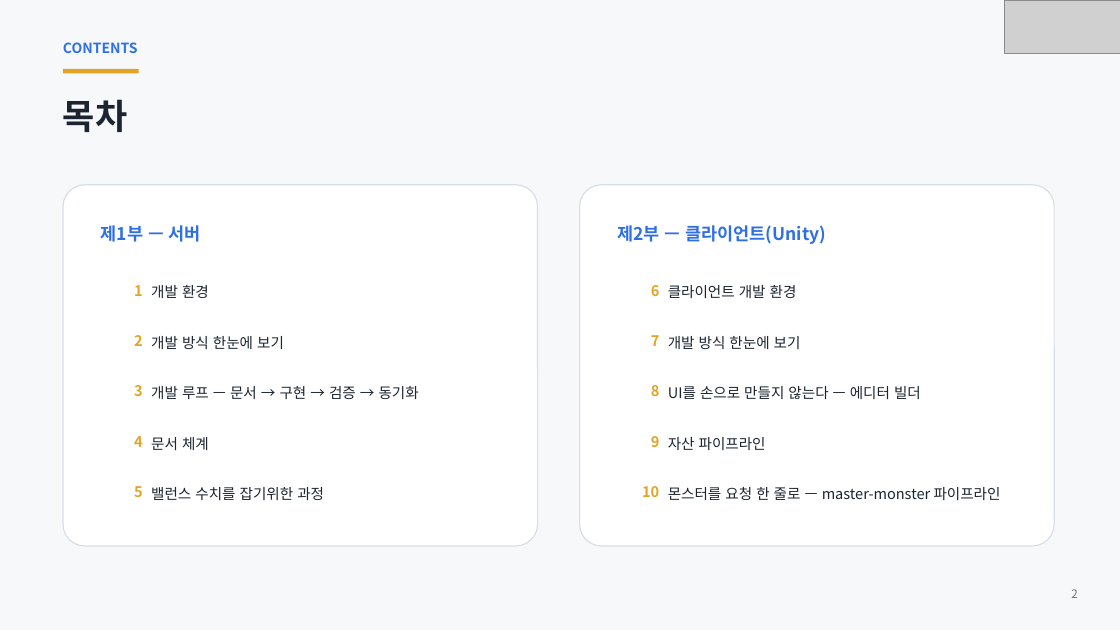
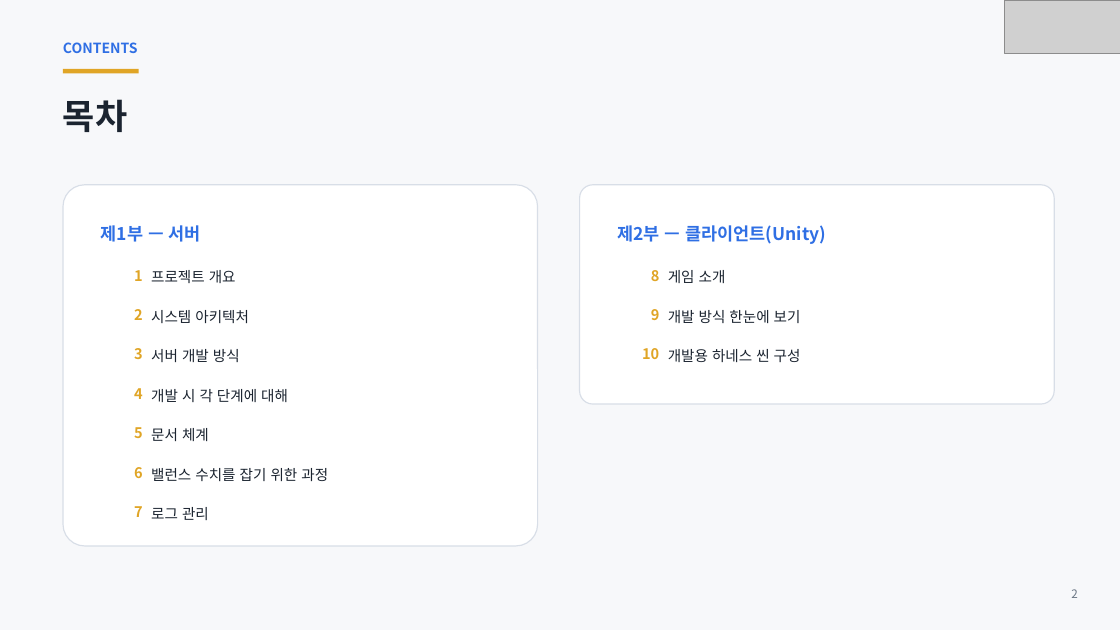
Before and after one commit to ks-wook/com2us-taskbar-hero, a slide deck: slide 2 of docs/com2us-taskbar-hero-발표자료.pptx. Drawn at 1120x630 pixels with LibreOffice and Linux fonts; fonts in the diff are those of the drawing; grey boxes stand for pictures. Boxes give left, top, right and bottom in pixels: in the first picture for what was removed or moved away, otherwise in the second. Text is boxed around its words. In the diff, an @@ line names an element or a change of style, - is before the commit and + after.

```diff
--- a/docs/com2us-taskbar-hero-발표자료.pptx
+++ b/docs/com2us-taskbar-hero-발표자료.pptx
@@ rounded rectangle: place and size @@
-rounded rectangle at [580, 185, 1054, 546]
+rounded rectangle at [580, 185, 1054, 404]
@@ text "1": place and size @@
-text "1" at [134, 285, 143, 296]
+text "1" at [134, 270, 143, 281]
@@ text "8": place and size @@
-text "8" at [651, 385, 660, 396]
+text "8" at [651, 270, 660, 281]
@@ text added at [151, 270, 236, 283], 12.5 pt, text #1B2430 @@
+프로젝트 개요
@@ text at [668, 270, 726, 283]: text changed @@
-클라이언트 개발 환경
+게임 소개
@@ text "2": place and size @@
-text "2" at [134, 335, 143, 346]
+text "2" at [134, 309, 143, 320]
@@ text at [151, 310, 249, 323]: text changed @@
-개발 환경
+시스템 아키텍처
@@ text "9": place and size @@
-text "9" at [651, 436, 660, 447]
+text "9" at [651, 309, 660, 320]
@@ text "개발 방식 한눈에 보기": place and size @@
-text "개발 방식 한눈에 보기" at [668, 336, 801, 349]
+text "개발 방식 한눈에 보기" at [668, 310, 801, 323]
@@ text "3": place and size @@
-text "3" at [134, 385, 143, 396]
+text "3" at [134, 348, 143, 359]
@@ text at [151, 349, 240, 362]: text changed @@
-개발 방식 한눈에 보기
+서버 개발 방식
@@ text "10": place and size @@
-text "10" at [642, 486, 659, 497]
+text "10" at [642, 348, 659, 359]
@@ text at [668, 349, 801, 362]: text changed @@
-UI를 손으로 만들지 않는다 — 에디터 빌더
+개발용 하네스 씬 구성
@@ text "4": place and size @@
-text "4" at [134, 436, 143, 447]
+text "4" at [134, 388, 143, 399]
@@ text at [151, 389, 288, 402]: text changed @@
-개발 루프 — 문서 → 구현 → 검증 → 동기화
+개발 시 각 단계에 대해
@@ text "5": place and size @@
-text "5" at [134, 486, 143, 497]
+text "5" at [134, 427, 143, 438]
@@ text "문서 체계": place and size @@
-text "문서 체계" at [151, 437, 209, 450]
+text "문서 체계" at [151, 428, 209, 441]
@@ text removed at [668, 437, 766, 450] @@
-자산 파이프라인
@@ text "6": place and size @@
-text "6" at [651, 285, 660, 296]
+text "6" at [134, 467, 143, 478]
@@ text at [151, 468, 328, 481]: spaces changed @@
-밸런스 수치를 잡기위한 과정
+밸런스 수치를 잡기 위한 과정
@@ text "7": place and size @@
-text "7" at [651, 335, 660, 346]
+text "7" at [134, 506, 143, 517]
@@ text added at [151, 507, 209, 520], 12.5 pt, text #1B2430 @@
+로그 관리
@@ text removed at [668, 487, 1001, 500] @@
-몬스터를 요청 한 줄로 — master-monster 파이프라인
```
Also in this commit, not shown: 21 other slides changed, 6 slides added, 6 slides removed.
